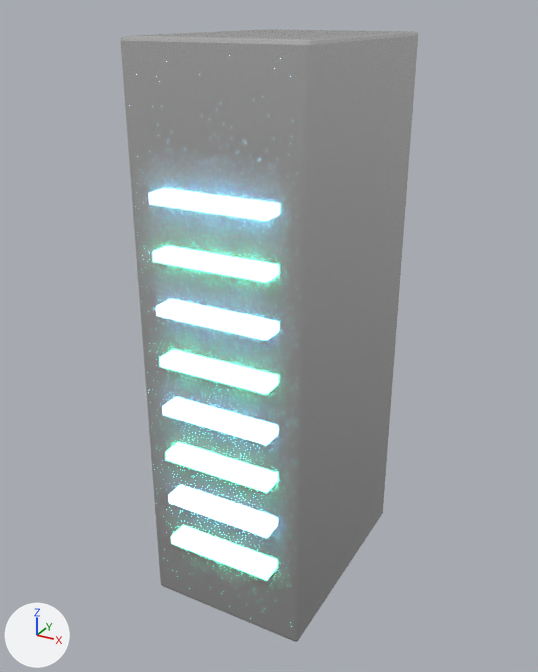
The FBX model unity/Assets/Art/BlenderBaked/prop-server-rack/mesh_prop-server-rack.fbx as it was, and as the next commit left it.
The view is the same before and after, from a 50 mm lens placed at (1.13, -2.13, 1.99), pointed at (-0.02, -0.04, 0.94). The lights are fixed; the arrows at lower left show +X, +Y and +Z. The first picture is the older version. Where no turn or scale is listed for an object, it has been applied to the vertices.

In view in the first picture: 'mesh_prop-server-rack'.
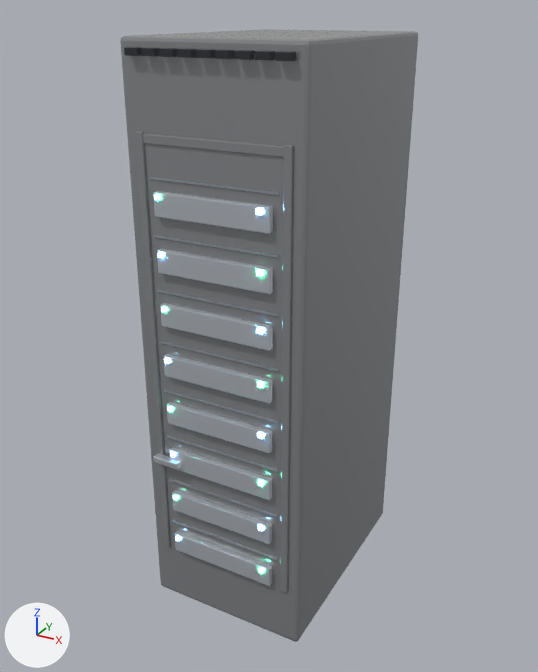
Where the change shows, as pixel boxes (x1, y1, x2, y2) in the pictures (538 x 672 px; the box of a moved part takes in the faces that stretch with it):
```json
{"object": "mesh_prop-server-rack", "change": "recoloured, surface changed, reshaped", "before": [120, 29, 418, 642], "after": [120, 29, 418, 642], "on screen": "darker"}
{"part": 1, "of": "me_cube", "change": "moved or reshaped", "after": [143, 133, 284, 157], "on screen": "not visible before"}
{"part": 2, "of": "me_cube", "change": "moved or reshaped", "after": [280, 144, 294, 593], "on screen": "not visible before"}
{"part": 3, "of": "me_cube", "change": "moved or reshaped", "after": [153, 453, 181, 470], "on screen": "not visible before"}
{"part": 4, "of": "me_cube", "change": "moved or reshaped", "after": [172, 520, 277, 560], "on screen": "not visible before"}
{"part": 5, "of": "me_cube", "change": "moved or reshaped", "after": [169, 479, 277, 517], "on screen": "not visible before"}
{"part": 6, "of": "me_cube", "change": "moved or reshaped", "after": [167, 436, 277, 472], "on screen": "not visible before"}
{"part": 7, "of": "me_cube", "change": "moved or reshaped", "after": [164, 390, 278, 423], "on screen": "not visible before"}
{"part": 8, "of": "me_cube", "change": "moved or reshaped", "after": [161, 341, 278, 371], "on screen": "not visible before"}
{"part": 9, "of": "me_cube", "change": "reshaped", "before": [149, 191, 273, 580], "after": [135, 131, 279, 586]}
{"part": 10, "of": "me_cube", "change": "added", "after": [124, 47, 296, 61], "on screen": "black"}
```

Scene script edits in JSON lines:
```json
{"block": "mat_m_prop_rack_body_dark", "where": "n0 = _N.new('ShaderNodeBsdfPrincipled'); n0.name = 'Principled BSDF'"}
{"op": "set", "path": "n0.inputs[1].default_value", "old": "0.88", "new": "0.48", "note": "'Metallic'"}
{"op": "add", "block": "mat_m_prop_rack_body_dark", "code": "n0.inputs[0].default_value = (0.329, 0.337, 0.353, 1.0)  # 'Base Color', grey #9b9da0"}
{"block": "me_cube", "where": "# used by ob_mesh_prop_server_rack; location = (0.0, 0.0, 0.0)"}
{"op": "remove", "block": "me_cube", "code": "me_cube.from_pydata(...)  # 1872 vertices, 1764 faces; spans x -0.29..0.29, y -0.45..0.41, z 0.0..1.92"}
{"op": "add", "block": "me_cube", "code": "me_cube.from_pydata(...)  # 2608 vertices, 2460 faces; spans x -0.29..0.29, y -0.45..0.41, z 0.0..1.92"}
{"block": "me_cube", "change": "me_cube part 1: the loose piece of 56 vertices spanning x -0.21..0.21, y -0.35..-0.33, z 1.41..1.5 is scaled about its middle by (1.08, 2.96, 0.269), then moved by (0.0, -0.06, 0.2), in mat_m_prop_rack_body_dark"}
{"block": "me_cube", "change": "me_cube part 2: the loose piece of 56 vertices spanning x -0.22..0.22, y -0.4..-0.37, z 0.25..1.67 is scaled about its middle by (0.0515, 1.11, 1.03), then moved by (0.24, -0.02, -0.02), in mat_m_prop_rack_body_dark"}
{"block": "me_cube", "change": "me_cube part 3: the loose piece of 56 vertices spanning x -0.21..0.21, y -0.35..-0.33, z 0.54..0.64 is scaled about its middle by (0.227, 2.74, 0.203), then moved by (-0.2, -0.09, 0.0), in mat_m_prop_rack_frame_trim (white #dadee5)"}
{"block": "me_cube", "change": "me_cube part 4: the loose piece of 8 vertices spanning x -0.21..0.21, y -0.35..-0.34, z 0.33 is moved by (0.0, -0.06, 0.0)"}
{"block": "me_cube", "change": "me_cube part 5: the loose piece of 8 vertices spanning x -0.21..0.21, y -0.35..-0.34, z 0.5 is moved by (0.0, -0.06, 0.0)"}
{"block": "me_cube", "change": "me_cube part 6: the loose piece of 8 vertices spanning x -0.21..0.21, y -0.35..-0.34, z 0.67..0.68 is moved by (0.0, -0.06, 0.0)"}
{"block": "me_cube", "change": "me_cube part 7: the loose piece of 8 vertices spanning x -0.21..0.21, y -0.35..-0.34, z 0.85 is moved by (0.0, -0.06, 0.0)"}
{"block": "me_cube", "change": "me_cube part 8: the loose piece of 8 vertices spanning x -0.21..0.21, y -0.35..-0.34, z 1.02 is moved by (0.0, -0.06, 0.0)"}
{"block": "me_cube", "change": "me_cube part 9: 48 vertices removed from x -0.19..0.19, y -0.45..-0.41, z 0.27..1.51; 728 vertices added at x -0.25..0.21, y -0.44..-0.34, z 0.21..1.67"}
{"block": "me_cube", "change": "me_cube part 10: 504 vertices added at x -0.25..0.25, y -0.43..-0.39, z 1.87..1.89"}
{"block": "me_cube", "change": "other edits to the shape of me_cube do not show in these pictures"}
```
